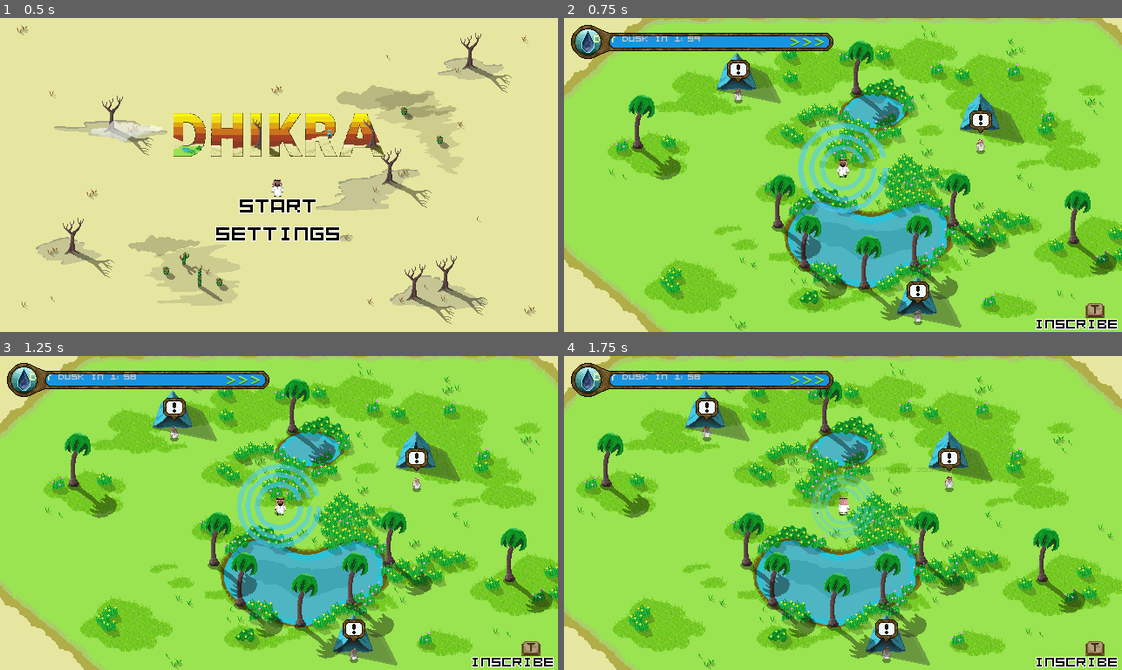
Above: before the commit, frames 1-4 (two rows, left to right).
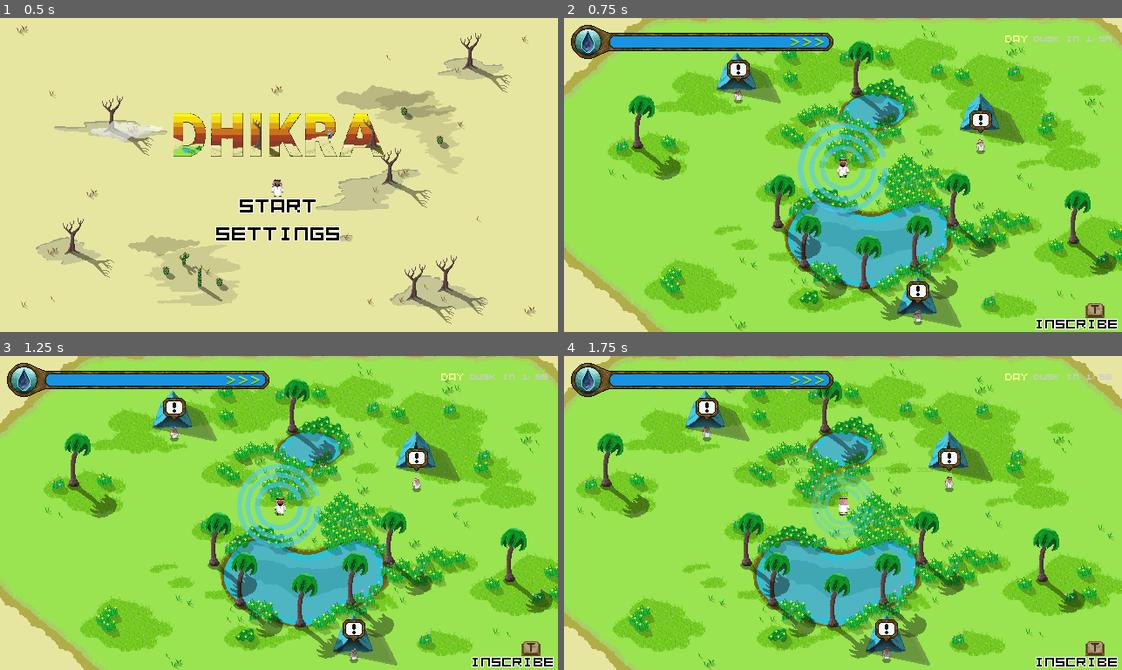
Above: after the commit, the same moments.

Repository: bilal-feroz/Dhikra
Game: Godot game, scene res://main.tscn
Two runs of this game, one before a commit and one after it. Both use one fixed random seed, a clock stepped at 60 frames per second and the inputs below.
Inputs:
- Up to frame 1 (0.5 s): no input
- Up to frame 2 (0.75 s): click "START" at 0.5 s
- Up to frame 3 (1.25 s): no input
- Up to frame 4 (1.75 s): tap Enter at 1.25 s; hold Right (ui_right) from 1.28 s (still down); tap E (player_dig) at 1.35 s

Frame 1 is identical in both runs. In frame 2, 0.3% of the frame differs, in the area x 5-99%, y 5-8%; in frame 3, 0.3%; in frame 4, 0.3%.

Commit message:
push
done

Diff:
--- a/game.tscn
+++ b/game.tscn
@@ -180,10 +180,13 @@
 layer = 2
 
 [node name="TimeDisplayContainer" type="MarginContainer" parent="UI"]
-anchors_preset = 0
-offset_right = 200.0
+anchors_preset = 1
+anchor_left = 1.0
+anchor_right = 1.0
+offset_left = -160.0
 offset_bottom = 40.0
-theme_override_constants/margin_left = 8
+grow_horizontal = 0
+theme_override_constants/margin_right = 8
 theme_override_constants/margin_top = 8
 
 [node name="TimeDisplay" parent="UI/TimeDisplayContainer" instance=ExtResource("22_time")]
